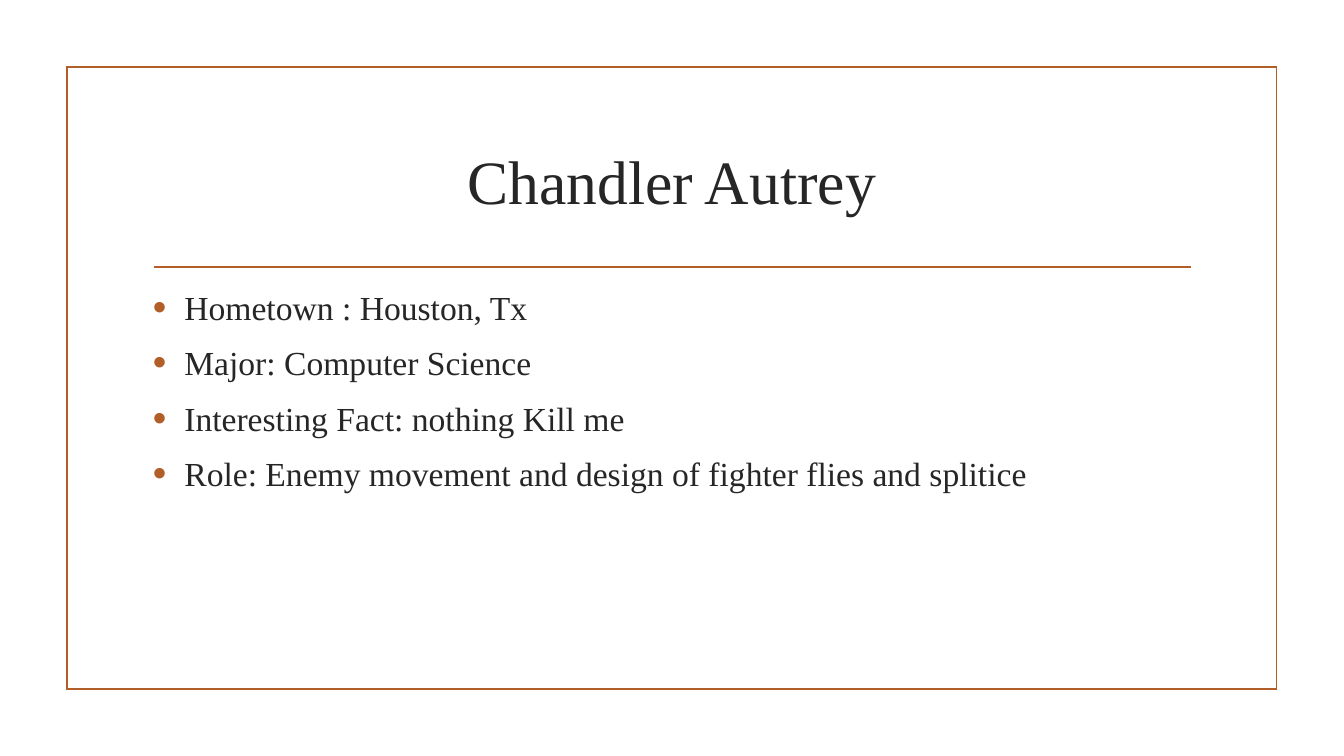
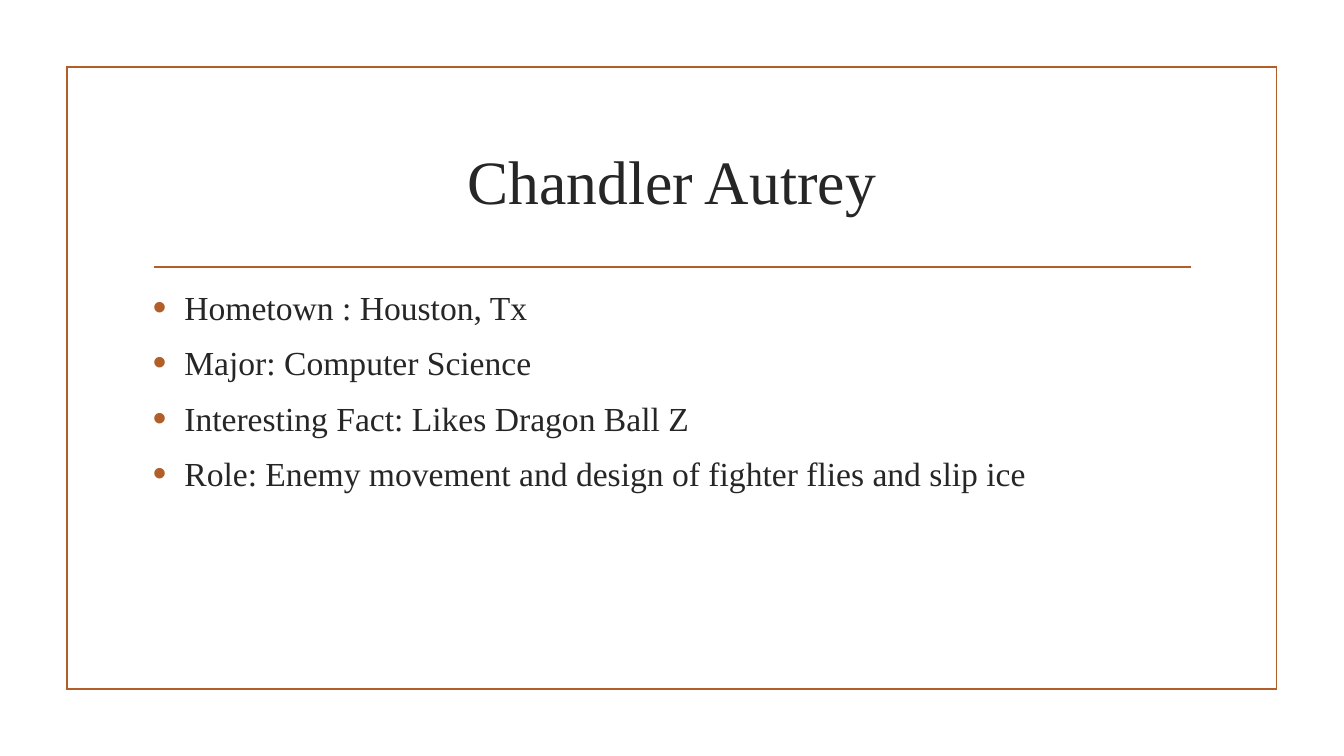
Before and after one commit to mdsoltan/Computer-Science-Group-Project, a slide deck: slide 3 of Mario Bros.pptx. Drawn at 1344x756 pixels with LibreOffice and Linux fonts; fonts in the diff are those of the drawing; background and template pictures are left out. Boxes give left, top, right and bottom in pixels: in the first picture for what was removed or moved away, otherwise in the second. Text is boxed around its words. In the diff, an @@ line names an element or a change of style, - is before the commit and + after.

```diff
--- a/Mario Bros.pptx
+++ b/Mario Bros.pptx
@@ text at <box>184,407,1025,493</box>: text changed @@
-• Interesting Fact: nothing Kill me
-• Role: Enemy movement and design of fighter flies and splitice
+• Interesting Fact: Likes Dragon Ball Z
+• Role: Enemy movement and design of fighter flies and slip ice
```
Also in this commit, not shown: 2 other slides changed, 1 slide added, 2 other files.
